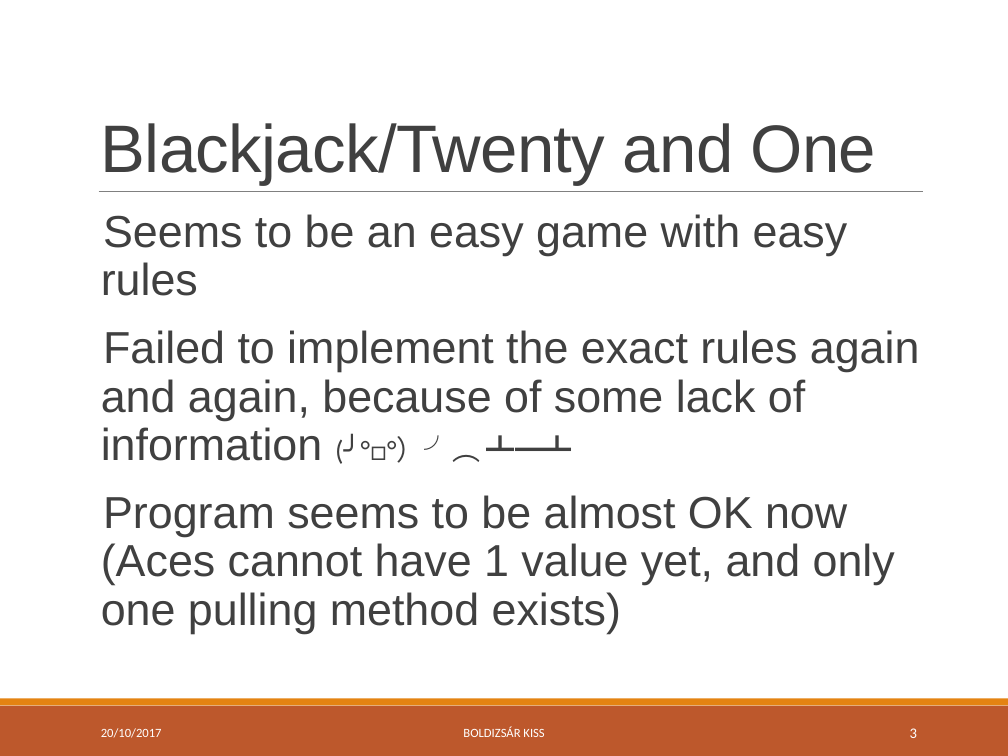
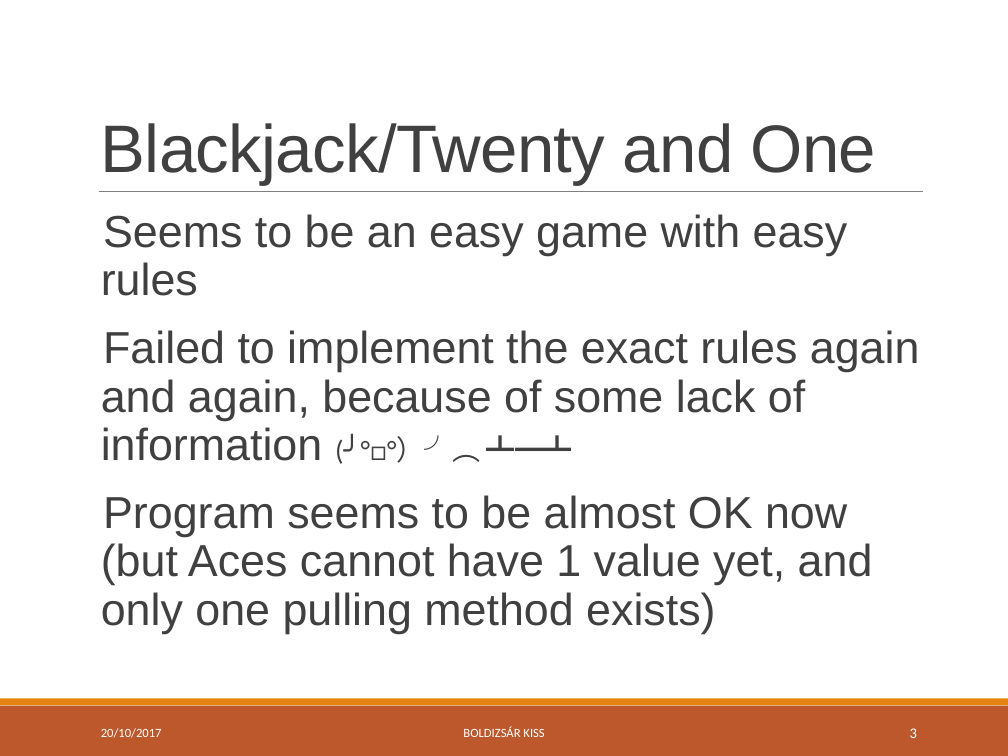
Before and after one commit to green-fox-academy/bpo106, a slide deck: slide 3 of week06/day05/demo/ppt-w06.pptx. Drawn at 1008x756 pixels with LibreOffice and Linux fonts; fonts in the diff are those of the drawing. Boxes give left, top, right and bottom in pixels: in the first picture for what was removed or moved away, otherwise in the second. Text is boxed around its words. In the diff, an @@ line names an element or a change of style, - is before the commit and + after.

Commit message:
Demo.

```diff
--- a/week06/day05/demo/ppt-w06.pptx
+++ b/week06/day05/demo/ppt-w06.pptx
@@ text at [101, 495, 873, 634]: text changed @@
-  Program seems to be almost OK now (Aces cannot have 1 value yet, and only one pulling method exists)
+  Program seems to be almost OK now (but Aces cannot have 1 value yet, and only one pulling method exists)
```
